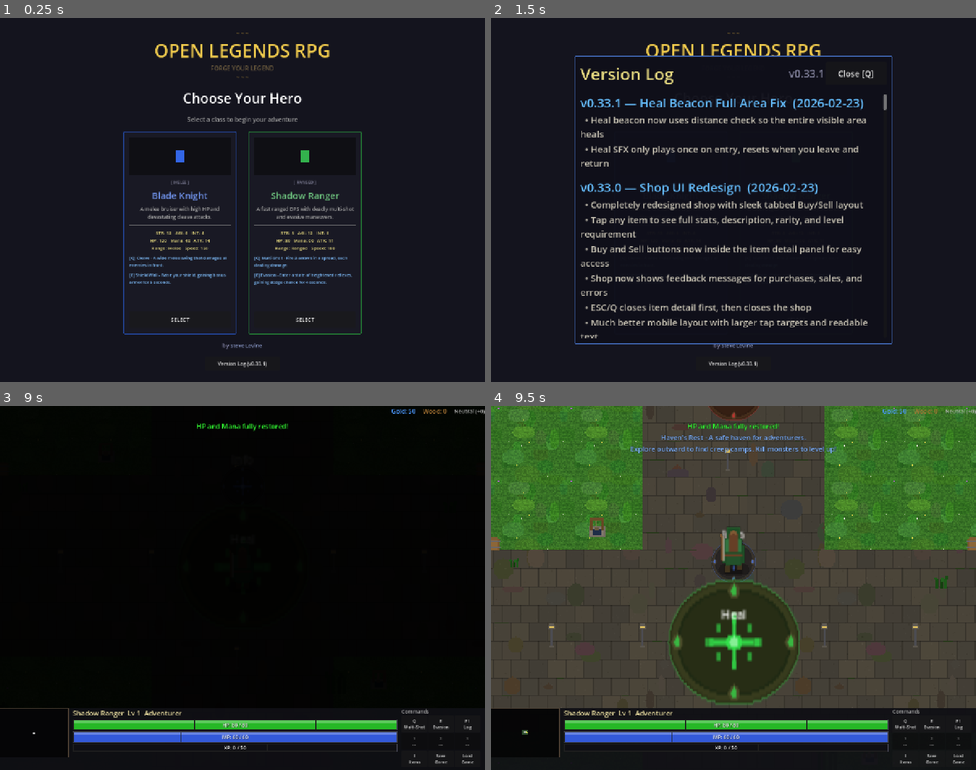
Above: before the commit, frames 1-4 (two rows, left to right).
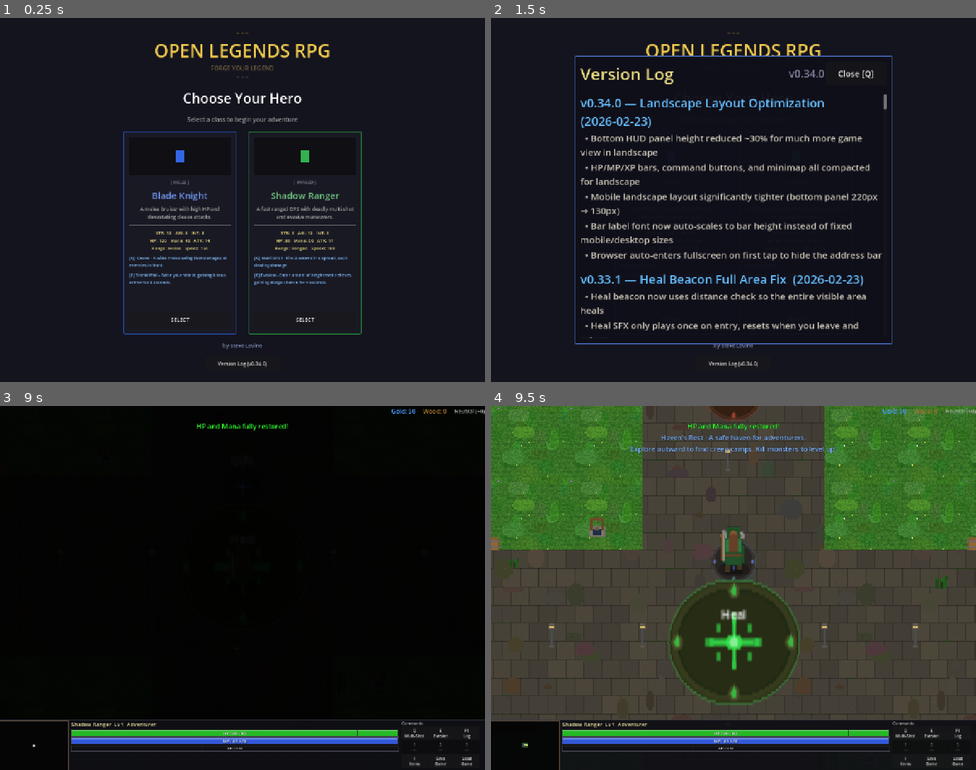
Above: after the commit, the same moments.

Repository: slxny/legends-open-rpg
Game: Godot game, scene res://scenes/main.tscn
Same seed, same stepped clock (60 frames per second), same inputs: the game is played once before the commit and once after it.
Inputs (mouse positions are in pixels of both pictures, inside the frame that each line leads up to):
- Up to frame 1 (0.25 s): no input
- Up to frame 2 (1.5 s): click "Version Log (v0.33.1)" (after the commit: "Version Log (v0.34.0)") at 0.5 s; click "SELECT" at 1.25 s
- Up to frame 3 (9 s): click "SELECT" at 2 s; tap Enter every 0.75 s from 2.75 to 6.5 s; move the mouse to (349, 569) at 2.77 s; hold D (move_right) 2.78-3.5 s; hold Q (ability_1) 2.78-3.5 s; click (349, 569) at 2.92 s; drag from (145, 606) to (218, 660) at 3.52 s; move the mouse to (291, 507) at 4.27 s; hold D (move_right) 4.28-5 s; hold Space (attack) 4.28-5 s; click (291, 507) at 4.42 s; drag from (218, 660) to (97, 533) at 5.02 s; move the mouse to (388, 642) at 5.77 s; hold A (move_left) 5.78-6.5 s; tap 1 at 5.85 s; click (388, 642) at 5.92 s; drag from (97, 533) to (169, 497) at 6.52 s; move the mouse to (266, 588) at 7.27 s; hold S (move_down) 7.28-8 s; tap 3 at 7.35 s; click (266, 588) at 7.42 s; drag from (169, 497) to (145, 606) at 8.02 s; move the mouse to (349, 569) at 8.77 s; hold W (move_up) from 8.78 s (still down); hold Q (ability_1) from 8.78 s (still down); click (349, 569) at 8.92 s
- Up to frame 4 (9.5 s): keep holding W (move_up); keep holding Q (ability_1)

The runs differ from the first frame. In frame 1, less than 0.1% of the frame differs, in the area x 53-55%, y 94-96%; in frame 2, 11%, in the area x 18-82%, y 14-96%; in frame 3, 4.9%; in frame 4, 7.8%.

Commit message:
Optimize landscape layout and add browser auto-fullscreen
Bottom HUD panel reduced ~30% (165→115px desktop, 220→130px mobile landscape).
HP/MP/XP bars, command buttons, minimap, and top bar all compacted.
Bar label font auto-scales to bar height. Browser requests fullscreen on
first tap to hide the address bar.

https://claude.ai/code/session_018VEKaUg7Xp3R4QHCi9Ui9o

Diff:
--- a/scenes/main.gd
+++ b/scenes/main.gd
@@ -19,9 +19,18 @@
 var _world: Node2D = null
 var _player: CharacterBody2D = null
 var _game_started := false
+var _web_fullscreen_requested := false
 
 func _ready() -> void:
 	hero_select.hero_chosen.connect(_on_hero_chosen)
+
+func _input(event: InputEvent) -> void:
+	# On web, request fullscreen on the first user tap/click to hide the address bar
+	if not _web_fullscreen_requested and OS.has_feature("web"):
+		if (event is InputEventMouseButton and event.pressed) or \
+		   (event is InputEventScreenTouch and event.pressed):
+			_web_fullscreen_requested = true
+			DisplayServer.window_set_mode(DisplayServer.WINDOW_MODE_FULLSCREEN)
 
 func _on_hero_chosen(hero_class: String) -> void:
 	if _game_started:
--- a/scenes/ui/changelog_dialog.gd
+++ b/scenes/ui/changelog_dialog.gd
@@ -9,9 +9,21 @@
 var _is_visible: bool = false
 var _is_mobile: bool = false
 
-const GAME_VERSION := "v0.33.1"
+const GAME_VERSION := "v0.34.0"
 
 const CHANGELOG: Array[Dictionary] = [
+	{
+		"version": "v0.34.0",
+		"title": "Landscape Layout Optimization",
+		"date": "2026-02-23",
+		"entries": [
+			"Bottom HUD panel height reduced ~30% for much more game view in landscape",
+			"HP/MP/XP bars, command buttons, and minimap all compacted for landscape",
+			"Mobile landscape layout significantly tighter (bottom panel 220px → 130px)",
+			"Bar label font now auto-scales to bar height instead of fixed mobile/desktop sizes",
+			"Browser auto-enters fullscreen on first tap to hide the address bar",
+		]
+	},
 	{
 		"version": "v0.33.1",
 		"title": "Heal Beacon Full Area Fix",
--- a/scenes/ui/hud.gd
+++ b/scenes/ui/hud.gd
@@ -70,31 +70,31 @@
 
 	# ── Top bar: scale font sizes for readability ──
 	if is_landscape:
-		top_bar.offset_bottom = 48
-		gold_label.add_theme_font_size_override("font_size", 28)
-		wood_label.add_theme_font_size_override("font_size", 28)
-		alignment_label.add_theme_font_size_override("font_size", 24)
+		top_bar.offset_bottom = 32
+		gold_label.add_theme_font_size_override("font_size", 18)
+		wood_label.add_theme_font_size_override("font_size", 18)
+		alignment_label.add_theme_font_size_override("font_size", 16)
 	else:
 		top_bar.offset_bottom = 72
 		gold_label.add_theme_font_size_override("font_size", 44)
 		wood_label.add_theme_font_size_override("font_size", 44)
 		alignment_label.add_theme_font_size_override("font_size", 38)
 
-	# ── Bottom panel: size to fit without crushing the game view ──
+	# ── Bottom panel: compact for landscape, taller for portrait ──
 	if is_landscape:
-		bottom_panel.offset_top = -220
-		bottom_hbox.add_theme_constant_override("separation", 10)
+		bottom_panel.offset_top = -130
+		bottom_hbox.add_theme_constant_override("separation", 6)
 	else:
 		bottom_panel.offset_top = -380
 		bottom_hbox.add_theme_constant_override("separation", 10)
 
-	# ── Unit info: bigger text and bars ──
+	# ── Unit info: compact bars in landscape ──
 	if is_landscape:
-		level_label.add_theme_font_size_override("font_size", 26)
-		hp_bar.custom_minimum_size.y = 32
-		mana_bar.custom_minimum_size.y = 32
-		xp_bar.custom_minimum_size.y = 24
-		unit_info.add_theme_constant_override("separation", 4)
+		level_label.add_theme_font_size_override("font_size", 16)
+		hp_bar.custom_minimum_size.y = 22
+		mana_bar.custom_minimum_size.y = 22
+		xp_bar.custom_minimum_size.y = 14
+		unit_info.add_theme_constant_override("separation", 2)
 	else:
 		level_label.add_theme_font_size_override("font_size", 38)
 		hp_bar.custom_minimum_size.y = 48
@@ -102,22 +102,22 @@
 		xp_bar.custom_minimum_size.y = 34
 		unit_info.add_theme_constant_override("separation", 6)
 
-	# ── Minimap: scale appropriately ──
+	# ── Minimap: smaller in landscape to save space ──
 	if is_landscape:
-		minimap.custom_minimum_size = Vector2(160, 160)
+		minimap.custom_minimum_size = Vector2(110, 90)
 	else:
 		minimap.custom_minimum_size = Vector2(150, 150)
 
-	# ── Command card: size to fit available width ──
+	# ── Command card: compact in landscape ──
 	if is_landscape:
-		command_card.custom_minimum_size.x = 280
-		command_label.add_theme_font_size_override("font_size", 20)
-		command_grid.add_theme_constant_override("h_separation", 3)
-		command_grid.add_theme_constant_override("v_separation", 3)
+		command_card.custom_minimum_size.x = 240
+		command_label.add_theme_font_size_override("font_size", 12)
+		command_grid.add_theme_constant_override("h_separation", 2)
+		command_grid.add_theme_constant_override("v_separation", 2)
 		for child in command_grid.get_children():
 			if child is Button:
-				child.custom_minimum_size = Vector2(86, 58)
-				child.add_theme_font_size_override("font_size", 18)
+				child.custom_minimum_size = Vector2(74, 36)
+				child.add_theme_font_size_override("font_size", 13)
 	else:
 		command_card.custom_minimum_size.x = 380
 		command_label.add_theme_font_size_override("font_size", 28)
@@ -135,8 +135,8 @@
 	var menu_btn = Button.new()
 	menu_btn.text = "Menu"
 	if is_landscape:
-		menu_btn.custom_minimum_size = Vector2(100, 40)
-		menu_btn.add_theme_font_size_override("font_size", 22)
+		menu_btn.custom_minimum_size = Vector2(70, 26)
+		menu_btn.add_theme_font_size_override("font_size", 16)
 	else:
 		menu_btn.custom_minimum_size = Vector2(140, 60)
 		menu_btn.add_theme_font_size_override("font_size", 34)
@@ -625,9 +625,9 @@
 	var panel_w = _hint_panel.size.x
 	var vp_size_hint = get_viewport().get_visible_rect().size
 	var is_landscape_hint = vp_size_hint.x > vp_size_hint.y
-	var bottom_offset = -175.0
+	var bottom_offset = -125.0
 	if _is_mobile:
-		bottom_offset = -230.0 if is_landscape_hint else -340.0
+		bottom_offset = -140.0 if is_landscape_hint else -340.0
 	_hint_panel.position = Vector2((screen_w - panel_w) / 2.0, bottom_offset - _hint_panel.size.y - 10)
 
 	# Fade in
--- a/scenes/ui/hud.tscn
+++ b/scenes/ui/hud.tscn
@@ -47,49 +47,49 @@
 anchor_top = 1.0
 anchor_right = 1.0
 anchor_bottom = 1.0
-offset_top = -165.0
+offset_top = -115.0
 grow_horizontal = 2
 grow_vertical = 0
 theme_override_styles/panel = SubResource("StyleBoxFlat_panel")
 
 [node name="HBox" type="HBoxContainer" parent="BottomPanel"]
 layout_mode = 2
-theme_override_constants/separation = 12
+theme_override_constants/separation = 8
 
 [node name="Minimap" type="Control" parent="BottomPanel/HBox"]
 layout_mode = 2
-custom_minimum_size = Vector2(180, 130)
+custom_minimum_size = Vector2(140, 100)
 script = ExtResource("2_minimap")
 
 [node name="UnitInfo" type="VBoxContainer" parent="BottomPanel/HBox"]
 layout_mode = 2
 size_flags_horizontal = 3
 size_flags_stretch_ratio = 2.0
-theme_override_constants/separation = 4
+theme_override_constants/separation = 2
 
 [node name="InfoLine" type="Label" parent="BottomPanel/HBox/UnitInfo"]
 layout_mode = 2
 text = "Hero  Lv 1  Adventurer"
-theme_override_font_sizes/font_size = 18
+theme_override_font_sizes/font_size = 14
 theme_override_colors/font_color = Color(0.95, 0.9, 0.65, 1)
 
 [node name="HPBar" type="Control" parent="BottomPanel/HBox/UnitInfo"]
 layout_mode = 2
-custom_minimum_size = Vector2(0, 28)
+custom_minimum_size = Vector2(0, 20)
 script = ExtResource("3_scbar")
 bar_mode = 0
 show_label = true
 
 [node name="ManaBar" type="Control" parent="BottomPanel/HBox/UnitInfo"]
 layout_mode = 2
-custom_minimum_size = Vector2(0, 28)
+custom_minimum_size = Vector2(0, 20)
 script = ExtResource("3_scbar")
 bar_mode = 1
 show_label = true
 
 [node name="XPBar" type="Control" parent="BottomPanel/HBox/UnitInfo"]
 layout_mode = 2
-custom_minimum_size = Vector2(0, 20)
+custom_minimum_size = Vector2(0, 14)
 script = ExtResource("3_scbar")
 bar_mode = 2
 show_label = true
@@ -97,79 +97,79 @@
 [node name="CommandCard" type="VBoxContainer" parent="BottomPanel/HBox"]
 layout_mode = 2
 custom_minimum_size = Vector2(220, 0)
-theme_override_constants/separation = 2
+theme_override_constants/separation = 1
 
 [node name="Label" type="Label" parent="BottomPanel/HBox/CommandCard"]
 layout_mode = 2
 text = "Commands"
-theme_override_font_sizes/font_size = 13
+theme_override_font_sizes/font_size = 10
 theme_override_colors/font_color = Color(0.7, 0.7, 0.7, 1)
 
 [node name="Grid" type="GridContainer" parent="BottomPanel/HBox/CommandCard"]
 layout_mode = 2
 columns = 3
-theme_override_constants/h_separation = 2
-theme_override_constants/v_separation = 2
+theme_override_constants/h_separation = 1
+theme_override_constants/v_separation = 1
 
 [node name="Ability1" type="Button" parent="BottomPanel/HBox/CommandCard/Grid"]
 layout_mode = 2
-custom_minimum_size = Vector2(68, 44)
+custom_minimum_size = Vector2(68, 32)
 text = "Q
 Ability1"
-theme_override_font_sizes/font_size = 11
+theme_override_font_sizes/font_size = 10
 
 [node name="Ability2" type="Button" parent="BottomPanel/HBox/CommandCard/Grid"]
 layout_mode = 2
-custom_minimum_size = Vector2(68, 44)
+custom_minimum_size = Vector2(68, 32)
 text = "E
 Ability2"
-theme_override_font_sizes/font_size = 11
+theme_override_font_sizes/font_size = 10
 
 [node name="Slot3" type="Button" parent="BottomPanel/HBox/CommandCard/Grid"]
 layout_mode = 2
-custom_minimum_size = Vector2(68, 44)
+custom_minimum_size = Vector2(68, 32)
 text = "R"
-theme_override_font_sizes/font_size = 11
+theme_override_font_sizes/font_size = 10
 disabled = true
 
 [node name="Slot4" type="Button" parent="BottomPanel/HBox/CommandCard/Grid"]
 layout_mode = 2
-custom_minimum_size = Vector2(68, 44)
+custom_minimum_size = Vector2(68, 32)
 text = "1
 Potion"
-theme_override_font_sizes/font_size = 11
+theme_override_font_sizes/font_size = 10
 
 [node name="Slot5" type="Button" parent="BottomPanel/HBox/CommandCard/Grid"]
 layout_mode = 2
-custom_minimum_size = Vector2(68, 44)
+custom_minimum_size = Vector2(68, 32)
 text = "2
 Potion"
-theme_override_font_sizes/font_size = 11
+theme_override_font_sizes/font_size = 10
 
 [node name="Slot6" type="Button" parent="BottomPanel/HBox/CommandCard/Grid"]
 layout_mode = 2
-custom_minimum_size = Vector2(68, 44)
+custom_minimum_size = Vector2(68, 32)
 text = "3
 Potion"
-theme_override_font_sizes/font_size = 11
+theme_override_font_sizes/font_size = 10
 
 [node name="Inv" type="Button" parent="BottomPanel/HBox/CommandCard/Grid"]
 layout_mode = 2
-custom_minimum_size = Vector2(68, 44)
+custom_minimum_size = Vector2(68, 32)
 text = "I
 Items"
-theme_override_font_sizes/font_size = 11
+theme_override_font_sizes/font_size = 10
 
 [node name="Save" type="Button" parent="BottomPanel/HBox/CommandCard/Grid"]
 layout_mode = 2
-custom_minimum_size = Vector2(68, 44)
+custom_minimum_size = Vector2(68, 32)
 text = "Save
 Game"
-theme_override_font_sizes/font_size = 11
+theme_override_font_sizes/font_size = 10
 
 [node name="Load" type="Button" parent="BottomPanel/HBox/CommandCard/Grid"]
 layout_mode = 2
-custom_minimum_size = Vector2(68, 44)
+custom_minimum_size = Vector2(68, 32)
 text = "Load
 Game"
-theme_override_font_sizes/font_size = 11
+theme_override_font_sizes/font_size = 10
--- a/scripts/ui/sc_bar.gd
+++ b/scripts/ui/sc_bar.gd
@@ -79,10 +79,10 @@
 			# Empty segment — very dark
 			draw_rect(seg_rect, Color(0.06, 0.06, 0.08))
 
-	# Label overlay
+	# Label overlay — font auto-scales to bar height
 	if show_label and not label_text.is_empty():
 		var font = ThemeDB.fallback_font
-		var font_size = 32 if _is_mobile else 13
+		var font_size = clampi(int(bar_size.y * 0.6), 9, 32)
 		var text_width = font.get_string_size(label_text, HORIZONTAL_ALIGNMENT_CENTER, -1, font_size).x
 		var x_pos = (bar_size.x - text_width) / 2.0
 		var y_pos = bar_size.y / 2.0 + font_size / 2.0 - 1
